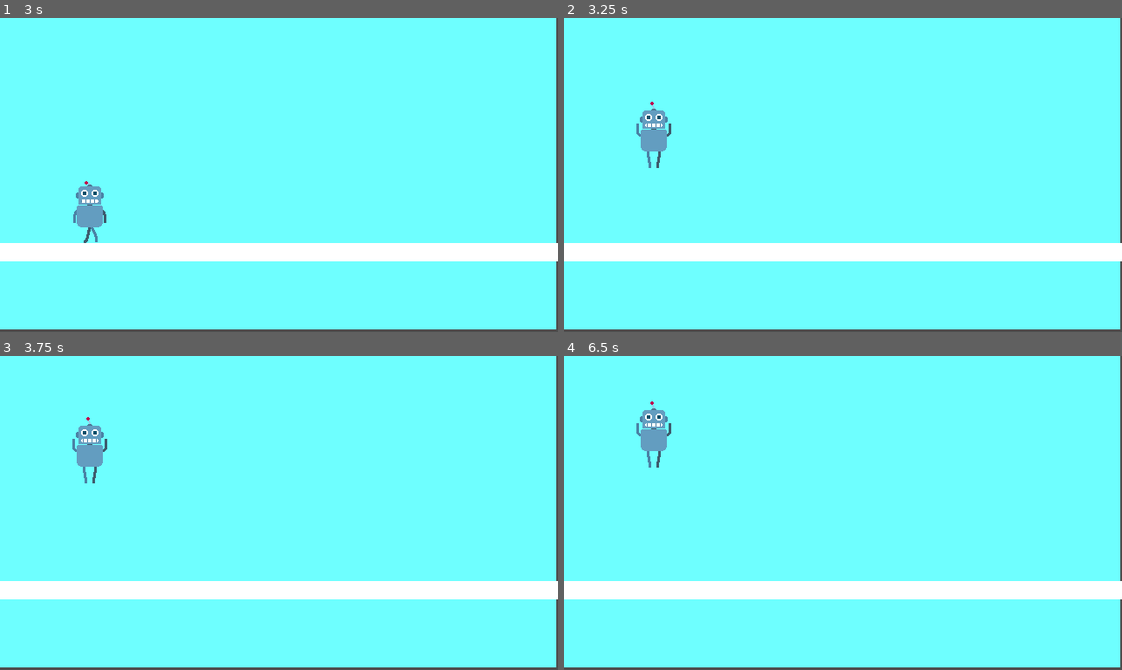
Above: before the commit, frames 1-4 (two rows, left to right).
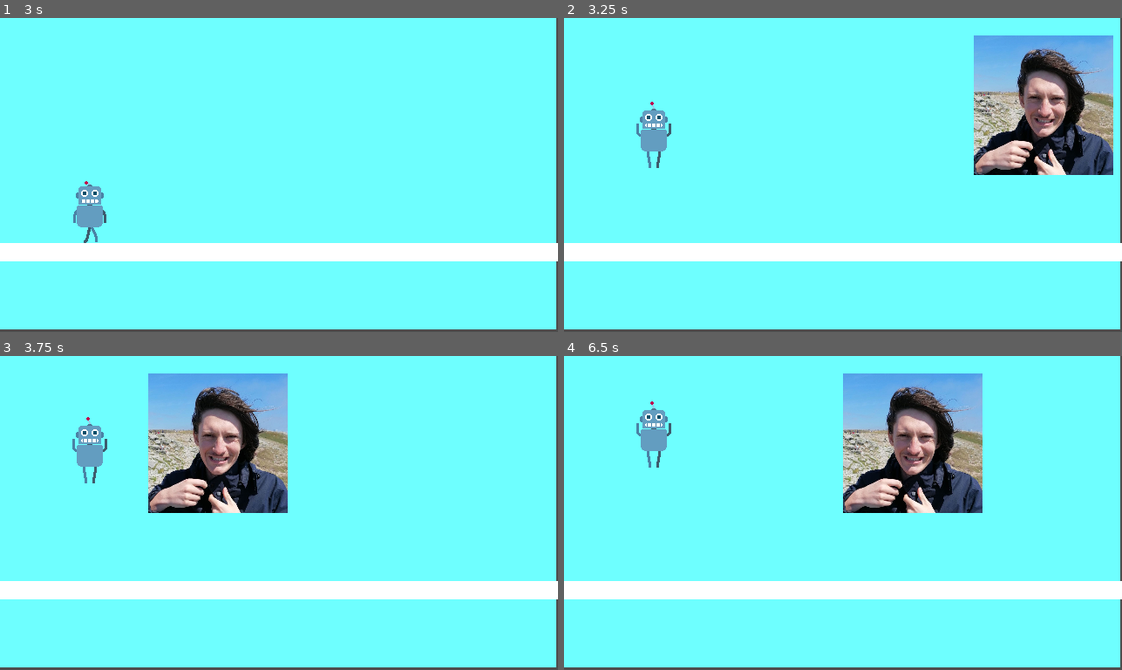
Above: after the commit, the same moments.

Repository: Difio3333/imnotarobot
Game: Godot game, scene res://levels/sidescroller.tscn
The game is run twice, just before and just after one commit, with the same random seed, the same clock (stepped at 60 frames per second) and the same inputs. This scene is started directly instead of the project's main scene.
Inputs:
- Up to frame 1 (3 s): tap Enter (ui_accept) at 0.5, 0.77, 1.52 s
- Up to frame 2 (3.25 s): tap Enter (ui_accept) at 3.02 s
- Up to frame 3 (3.75 s): no input
- Up to frame 4 (6.5 s): tap Enter (ui_accept) at 3.77, 4.52, 6.02 s

Frame 1 is identical in both runs. In frame 2, 11% of the frame differs, in the area x 73-99%, y 5-50%; in frame 3, 11%; in frame 4, 11%.

Commit message:
commits

Diff:
--- a/levels/sidescroller.gd
+++ b/levels/sidescroller.gd
@@ -1,6 +1,6 @@
 extends Node2D
 
-
+var drone = preload("res://scenes/drone.tscn")
 # Called when the node enters the scene tree for the first time.
 func _ready() -> void:
 	pass # Replace with function body.
@@ -9,3 +9,11 @@
 # Called every frame. 'delta' is the elapsed time since the previous frame.
 func _process(delta: float) -> void:
 	pass
+
+
+func _on_timer_timeout() -> void:
+	print("I spawned a drone?")
+	var new_drone = drone.instantiate()
+	new_drone.position.y = 100
+	new_drone.position.x = get_viewport_rect().size.x + 50
+	get_tree().get_root().add_child(new_drone)
--- a/levels/sidescroller.tscn
+++ b/levels/sidescroller.tscn
@@ -32,3 +32,9 @@
 offset_right = 30.0
 offset_bottom = 30.0
 scale = Vector2(3.28, 0.52)
+
+[node name="Timer" type="Timer" parent="."]
+wait_time = 3.0
+autostart = true
+
+[connection signal="timeout" from="Timer" to="." method="_on_timer_timeout"]
--- a/scenes/drone.gd
+++ b/scenes/drone.gd
@@ -1,5 +1,6 @@
 extends Area2D
 
+@export var drone_speed: int = 10
 
 # Called when the node enters the scene tree for the first time.
 func _ready() -> void:
@@ -8,4 +9,4 @@
 
 # Called every frame. 'delta' is the elapsed time since the previous frame.
 func _process(delta: float) -> void:
-	pass
+	position.x -= drone_speed
